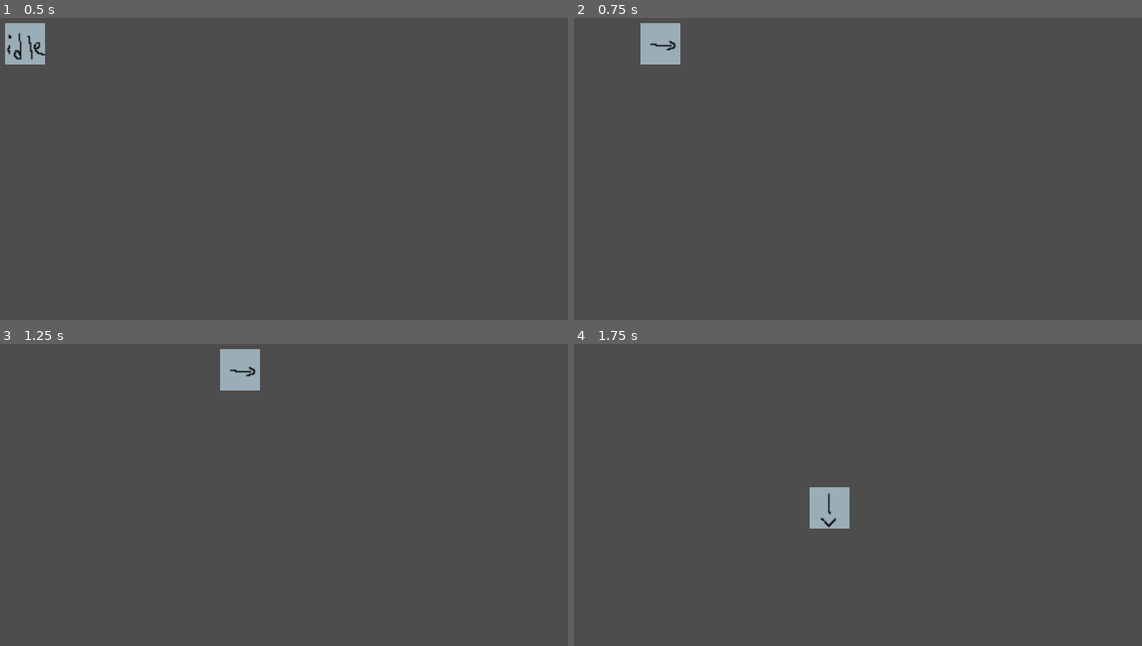
Above: before the commit, frames 1-4 (two rows, left to right).
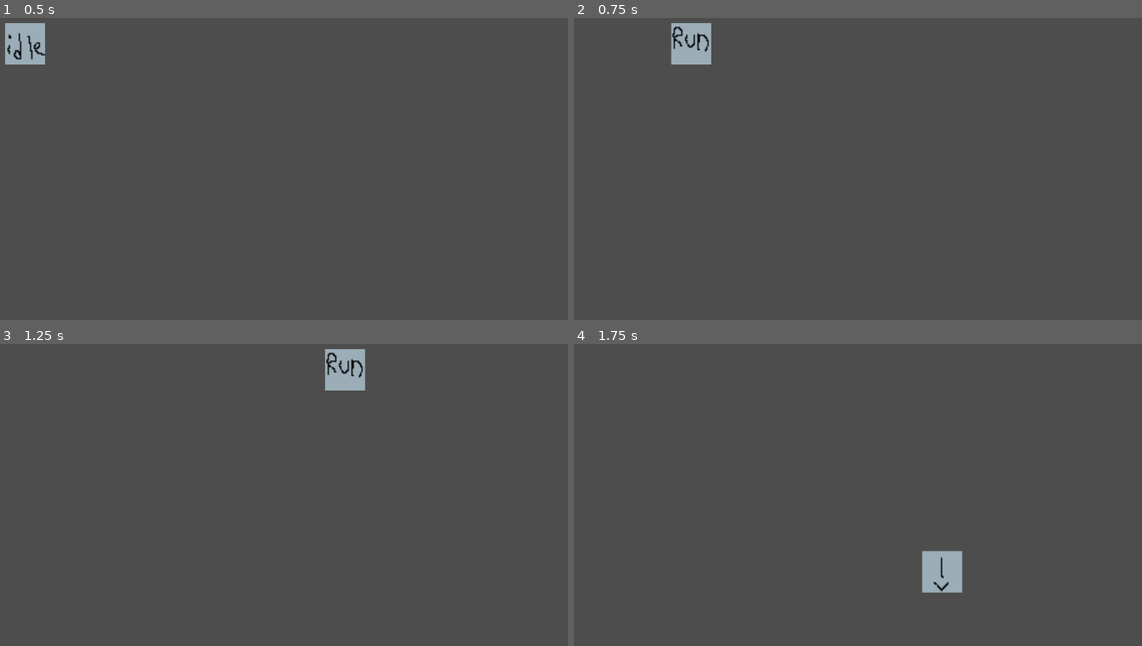
Above: after the commit, the same moments.

Repository: xern0/SleepyShrimpStudios-ChemicalCleanse
Game: Godot game, scene res://fred.tscn
Same seed, same stepped clock (60 frames per second), same inputs: the game is played once before the commit and once after it. This scene is started directly instead of the project's main scene.
Inputs:
- Up to frame 1 (0.5 s): no input
- Up to frame 2 (0.75 s): tap Enter at 0.5 s; hold D (right) from 0.53 s (still down); hold Shift (run, bound only after the commit) from 0.53 s (still down); tap Space (roll) at 0.6 s
- Up to frame 3 (1.25 s): keep holding D (right); keep holding Shift (run, bound only after the commit)
- Up to frame 4 (1.75 s): release D (right) at 1.28 s; release Shift (run, bound only after the commit) at 1.28 s; hold S (down) from 1.28 s (still down); tap Shift (run, bound only after the commit) at 1.35 s; tap Space (roll) at 1.55 s

Frame 1 is identical in both runs. In frame 2, 1.5% of the frame differs, in the area x 11-25%, y 1-16%; in frame 3, 1.9%; in frame 4, 1.9%, in the area x 41-69%, y 47-83%.

Commit message:
run and roll!!!

Diff:
--- a/chemical-cleanse/character_body_2d.gd
+++ b/chemical-cleanse/character_body_2d.gd
@@ -8,13 +8,16 @@
 const PLAYER_TEMP = preload("uid://rkm5abtixqql")
 const PLAYER_TEMP_IDLE = preload("uid://2moox4unp1jl")
 const PLAYER_TEMP_ROLL = preload("uid://rognx6bw0y7o")
+const PLAYER_TEMP_RUN = preload("uid://bpdhx0w15yeb0")
 
-@export var speed = 600
-@export var roll_speed = 1000
+var normal_speed := 600
+var roll_speed := 1200
+var run_speed := 900
+var max_speed := normal_speed
 
 func get_input():
 	var input_direction = Input.get_vector("left", "right", "up", "down",)
-	velocity = input_direction * speed
+	velocity = input_direction * max_speed
 
 func _physics_process(_delta):
 	get_input()
@@ -28,3 +31,17 @@
 		fred.set_texture(PLAYER_TEMP)
 	elif Input.is_action_pressed("down"):
 		fred.set_texture(PLAYER_TEMP_DOWN)
+
+	if Input.is_action_pressed("run"):
+		fred.set_texture(PLAYER_TEMP_RUN)
+		max_speed = run_speed
+	if Input.is_action_just_released("run"):
+		max_speed = normal_speed
+
+	if Input.is_action_just_pressed("roll"):
+		max_speed = roll_speed
+		get_node("timer").start()
+		fred.set_texture(PLAYER_TEMP_ROLL)
+
+func _on_timer_timeout() -> void:
+	max_speed = normal_speed
--- a/chemical-cleanse/fred.tscn
+++ b/chemical-cleanse/fred.tscn
@@ -6,7 +6,7 @@
 [sub_resource type="RectangleShape2D" id="RectangleShape2D_uoe1y"]
 size = Vector2(78, 81)
 
-[node name="body" type="CharacterBody2D"]
+[node name="fred" type="CharacterBody2D"]
 position = Vector2(69, 46)
 motion_mode = 1
 script = ExtResource("1_uoe1y")
@@ -19,3 +19,9 @@
 [node name="CollisionShape2D" type="CollisionShape2D" parent="."]
 position = Vector2(23, 24.5)
 shape = SubResource("RectangleShape2D_uoe1y")
+
+[node name="timer" type="Timer" parent="."]
+wait_time = 0.3
+one_shot = true
+
+[connection signal="timeout" from="timer" to="." method="_on_timer_timeout"]
--- a/chemical-cleanse/project.godot
+++ b/chemical-cleanse/project.godot
@@ -42,3 +42,8 @@
 "events": [Object(InputEventKey,"resource_local_to_scene":false,"resource_name":"","device":-1,"window_id":0,"alt_press …(191 unchanged characters)…
 ]
 }
+run={
+"deadzone": 0.2,
+"events": [Object(InputEventKey,"resource_local_to_scene":false,"resource_name":"","device":-1,"window_id":0,"alt_pressed":false,"shift_pressed":false,"ctrl_pressed":false,"meta_pressed":false,"pressed":false,"keycode":0,"physical_keycode":4194325,"key_label":0,"unicode":0,"location":0,"echo":false,"script":null)
+]
+}
Binary file added: chemical-cleanse/assets/player temp run.png
Not shown, added: chemical-cleanse/assets/player temp run.png.import
